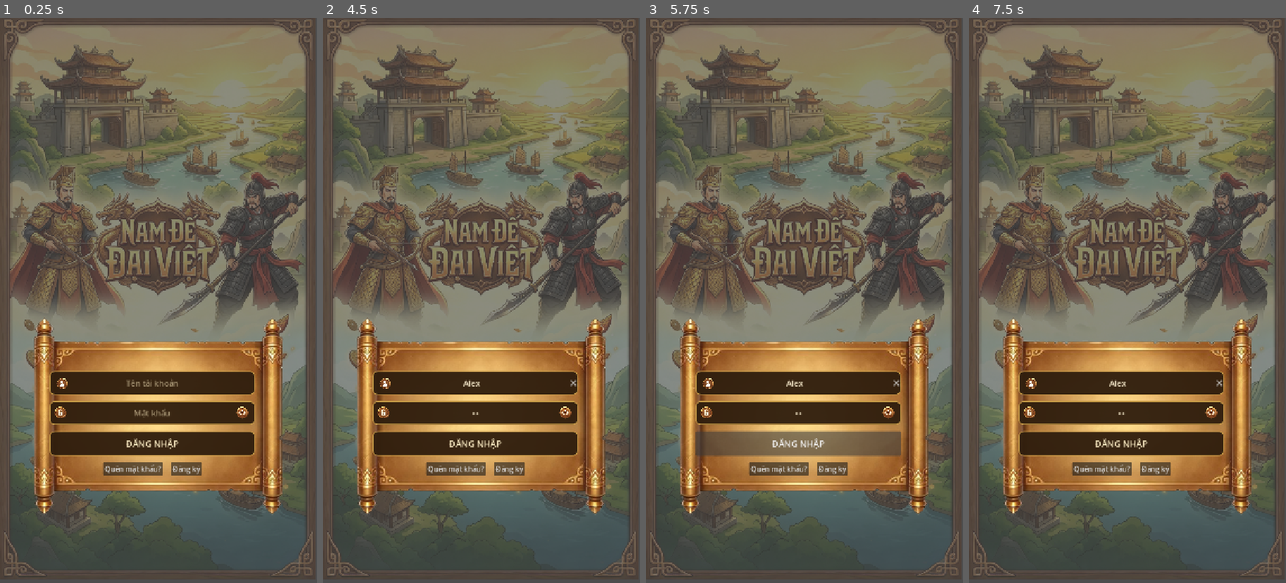
Above: before the commit, frames 1-4 (left to right).
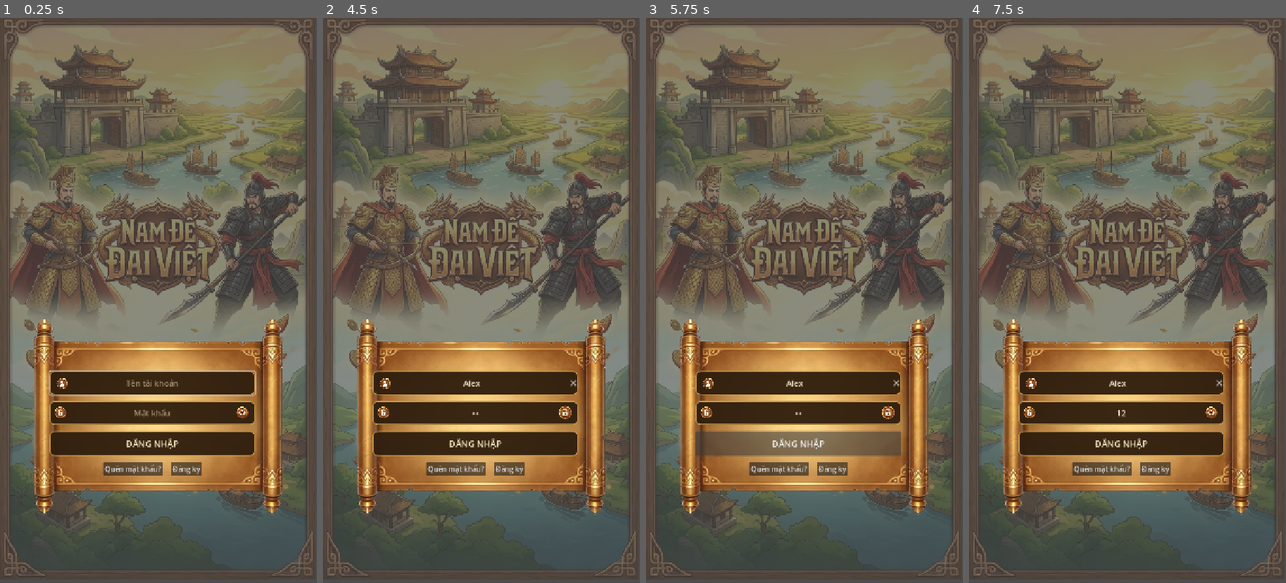
Above: after the commit, the same moments.

Repository: phanhuytung/nam-de-dai-viet
Game: Godot game, scene res://Scenes/Login/Login.tscn
The game is run twice, just before and just after one commit, with the same random seed, the same clock (stepped at 60 frames per second) and the same inputs.
Inputs (mouse positions are in pixels of both pictures, inside the frame that each line leads up to):
- Up to frame 1 (0.25 s): no input
- Up to frame 2 (4.5 s): click (475, 385) at 0.52 s; type "Alex" at 0.6 s; click (475, 413) at 0.75 s; type "12" at 0.83 s; click (563, 413) at 1.25 s; click "ĐĂNG NHẬP" at 2 s; click "Quên mật khẩu?" at 2.75 s; click "Đăng ký" at 3.5 s; click (563, 413) at 4.25 s
- Up to frame 3 (5.75 s): click "ĐĂNG NHẬP" at 5 s
- Up to frame 4 (7.5 s): click "Quên mật khẩu?" at 5.75 s; click "Đăng ký" at 6.5 s; click (1209, 413) at 7.25 s

The runs differ from the first frame. In frame 1, 0.4% of the frame differs, in the area x 15-81%, y 62-67%; in frame 2, less than 0.1%; in frame 3, less than 0.1%; in frame 4, less than 0.1%.
Error before the commit: Cannot call method 'grab_focus' on a null value. (res://Scripts/Login/Login.gd:12)
Error after the commit: Invalid assignment of property or key 'text' with value of type 'String' on a base object of type 'null instance'. (res://Scripts/Login/Login.gd:34)

Commit message:
Fix login node paths and runtime references

Diff:
--- a/Scripts/Login/Login.gd
+++ b/Scripts/Login/Login.gd
@@ -1,9 +1,9 @@
 extends Control
 
-@onready var username_input: LineEdit = $CenterPanel/Content/UsernameInput
-@onready var password_input: LineEdit = $CenterPanel/Content/PasswordRow/PasswordInput
-@onready var password_toggle: TextureButton = $CenterPanel/Content/PasswordRow/PasswordToggle
-@onready var status_label: Label = $CenterPanel/Content/Status
+@onready var username_input: LineEdit = $Background/CenterPanel/Content/UsernameInput
+@onready var password_input: LineEdit = $Background/CenterPanel/Content/PasswordRow/PasswordInput
+@onready var password_toggle: TextureButton = $Background/CenterPanel/Content/PasswordRow/PasswordInput/PasswordToggle
+@onready var status_label: Label = $Background/CenterPanel/Content/Status
 
 const EYE_OPEN := "res://Background/icon_mat_mk.png"
 const EYE_CLOSED := "res://Background/icon_khoa.png"
